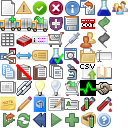
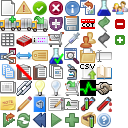
Revision of a layered 128 × 128 image; what changed, layer by layer:
added layer "delete_10x10.png" above "add_10x10.png" over bbox(115, 19, 125, 29)
added layer "add_10x10.png" above "family_16x16.png" over bbox(115, 35, 125, 45)
